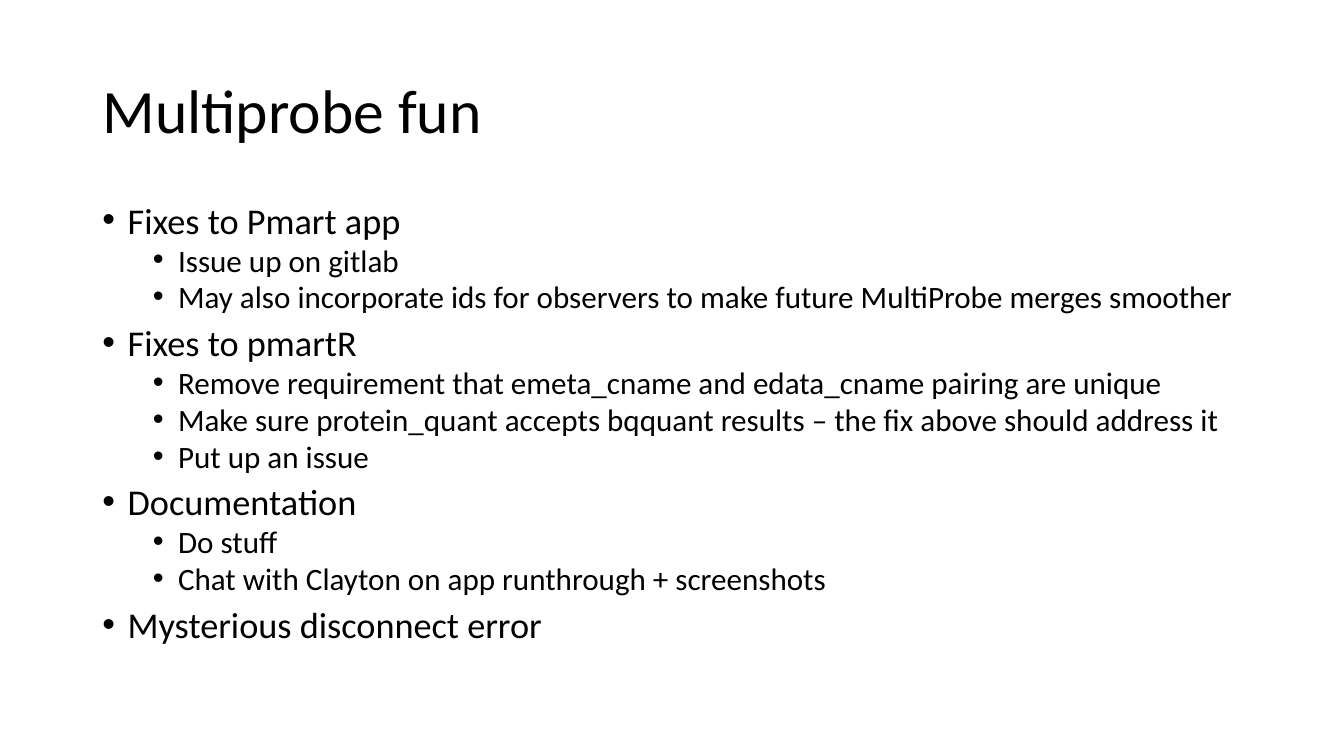
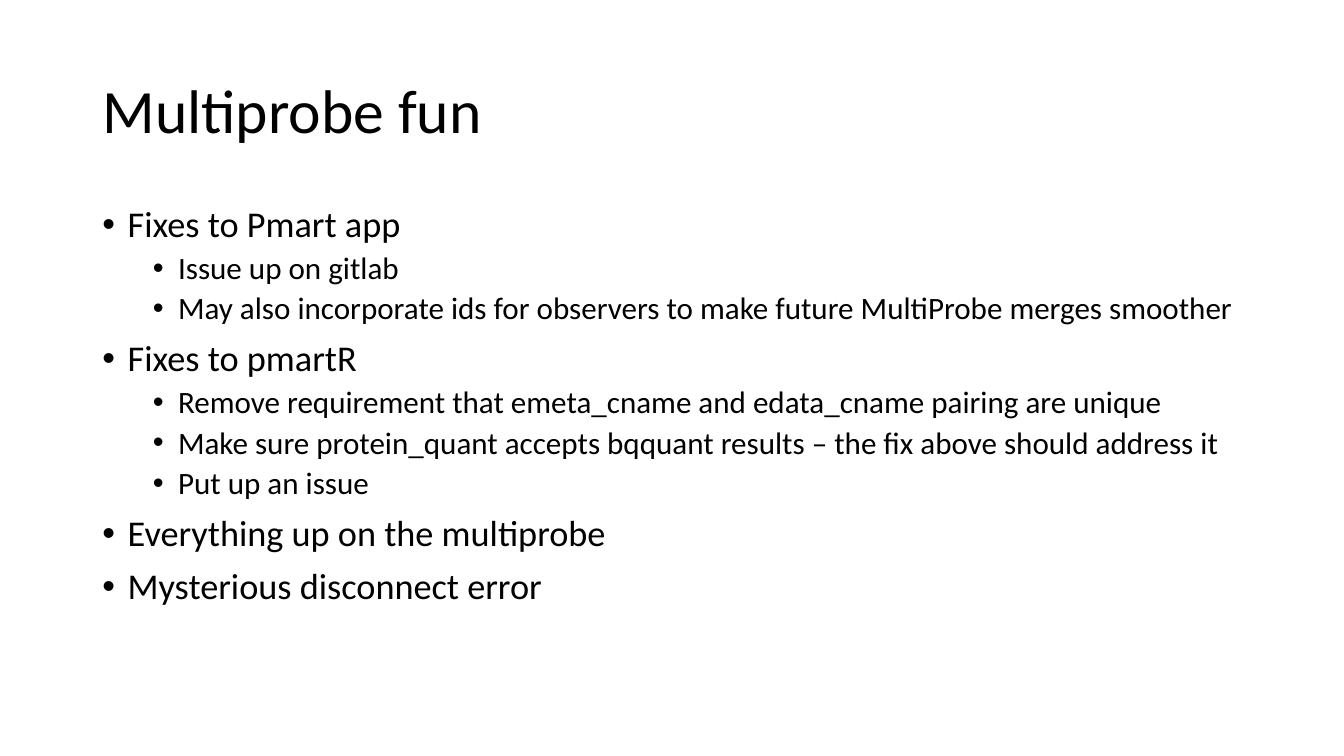
Before and after one commit to pmartR/OmicsMLMentor_ShinyApp, a slide deck: slide 8 of SLOPE_progress.pptx. Drawn at 1344x756 pixels with LibreOffice and Linux fonts; fonts in the diff are those of the drawing. Boxes give left, top, right and bottom in pixels: in the first picture for what was removed or moved away, otherwise in the second. Text is boxed around its words. In the diff, an @@ line names an element or a change of style, - is before the commit and + after.

```diff
--- a/SLOPE_progress.pptx
+++ b/SLOPE_progress.pptx
@@ text at [128, 212, 1232, 605]: line spacing 0.8 to 0.9 @@
@@ text at [128, 520, 606, 553]: text changed; size 22.2 to 25.9 pt @@
-• Documentation
-  • Do stuff
-  • Chat with Clayton on app runthrough + screenshots
+• Everything up on the multiprobe
```
Also in this commit, not shown: 3 other slides changed, 2 other files.
